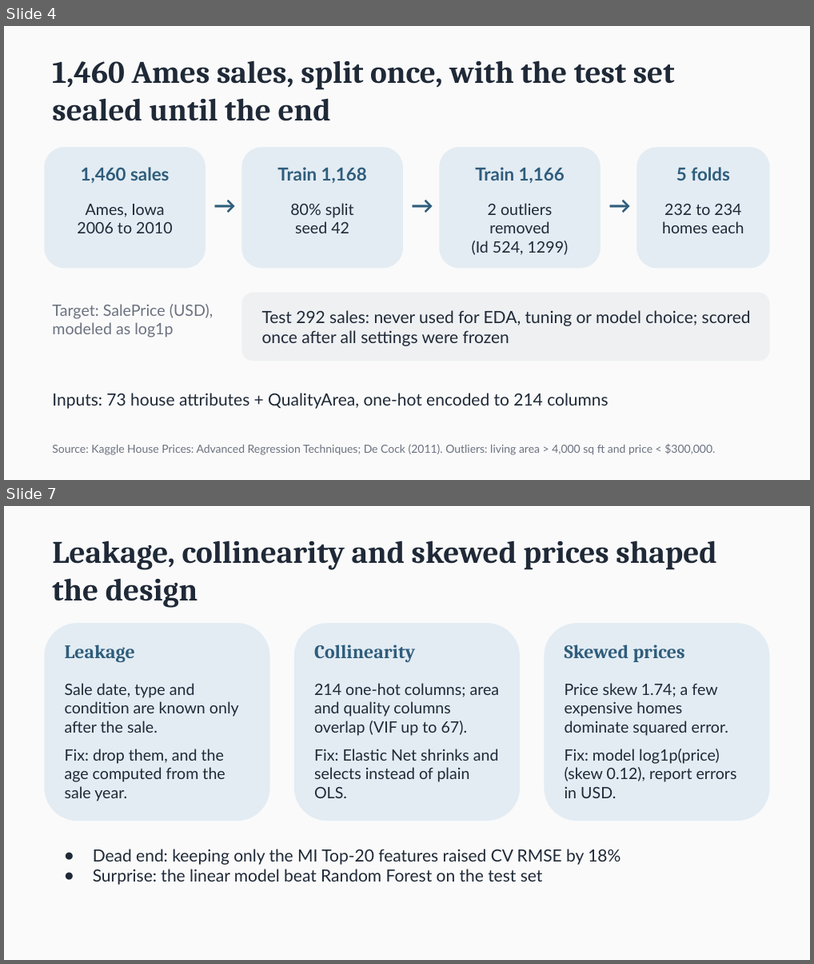
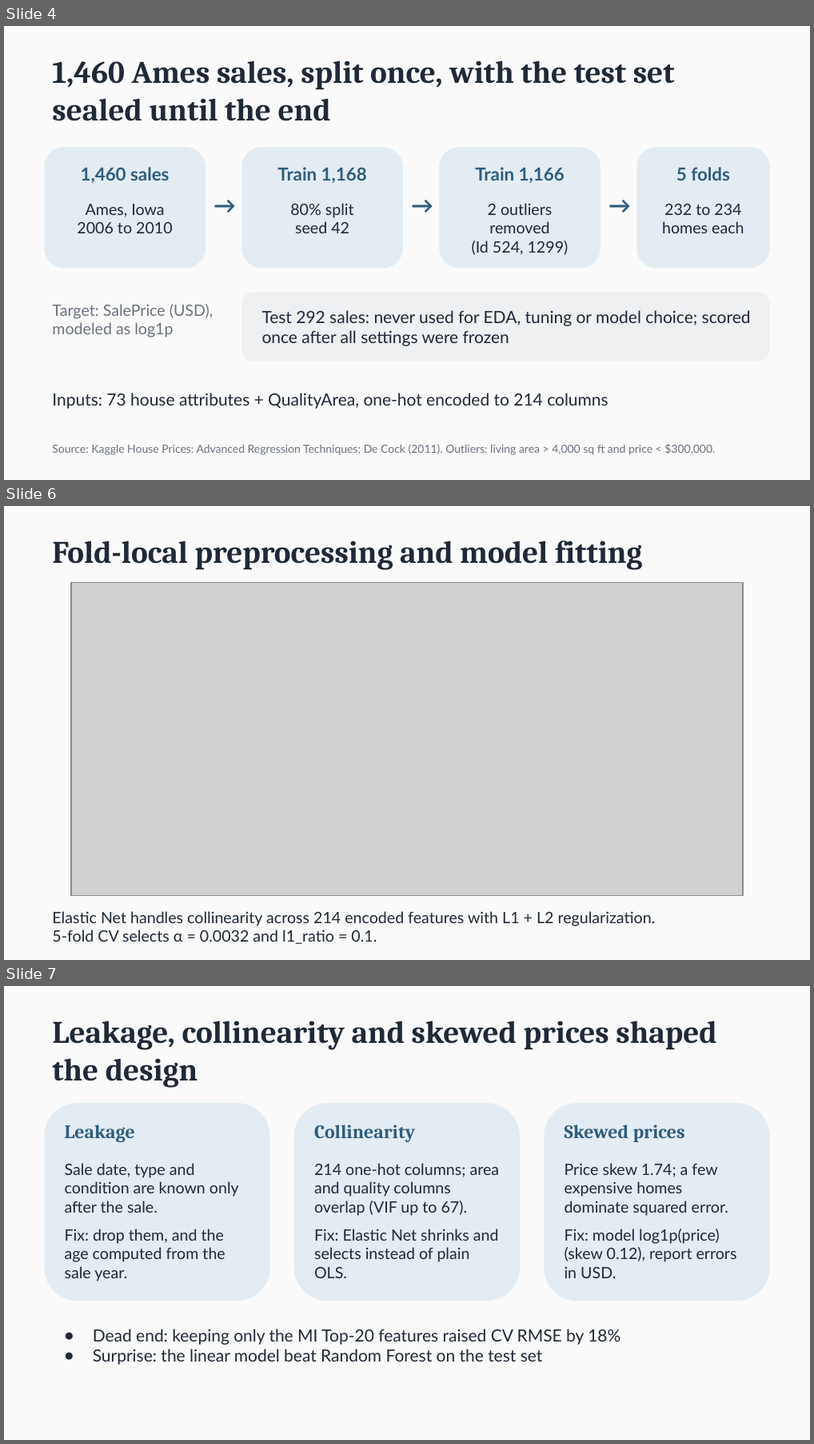
Before and after one commit to chouhuaishengcs15/Data-Mining-HW1, a slide deck: slides/HW1_G03_presentation.pptx. Shown one above the other, each under a label of ours: slides 4 and 7 before the commit, slides 4, 6 and 7 after it; the slides between them are not shown. The pictures are 814x964 and 814x1444 pixels, drawn with LibreOffice and Linux fonts; fonts in the diff are those of the drawing; grey boxes stand for pictures. Boxes give left, top, right and bottom in pixels: in the first picture for what was removed or moved away, otherwise in the second. Text is boxed around its words. In the diff, an @@ line names an element or a change of style, - is before the commit and + after.

```diff
--- a/slides/HW1_G03_presentation.pptx
+++ b/slides/HW1_G03_presentation.pptx
@@ slide 6 added at [4,506,810,960], background #FAFAFA @@
@@ text added at [52,540,642,570], 28 pt, text #1F2937, bold @@
+Fold-local preprocessing and model fitting
@@ picture added at [71,583,742,896] @@
@@ text added at [52,911,656,944], 14 pt, text #1F2937 @@
+Elastic Net handles collinearity across 214 encoded features with L1 + L2 regularization.
+5-fold CV selects α = 0.0032 and l1_ratio = 0.1.
```
Also in this commit, not shown: 9 slides changed, 1 slide removed.
